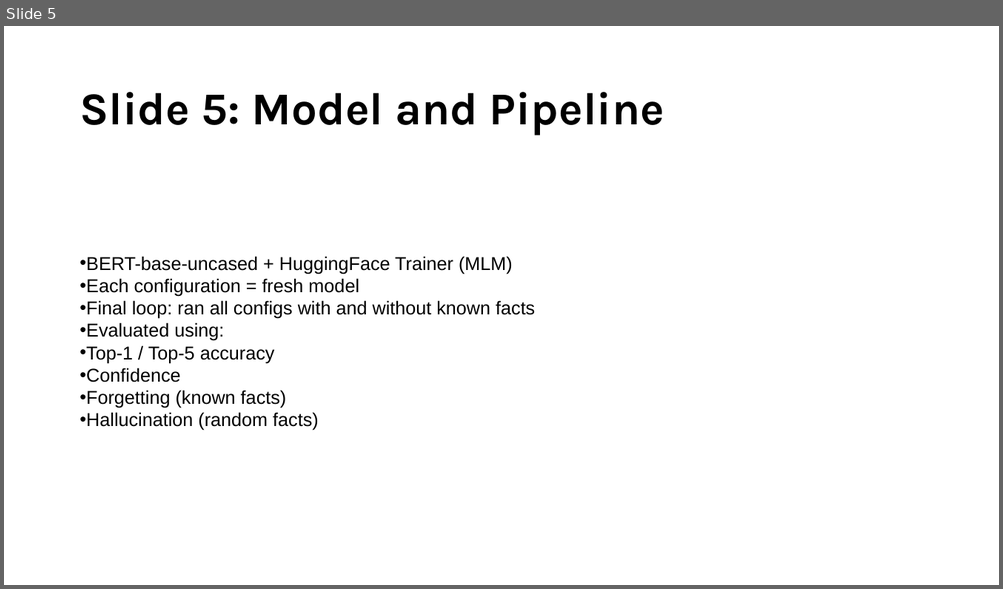
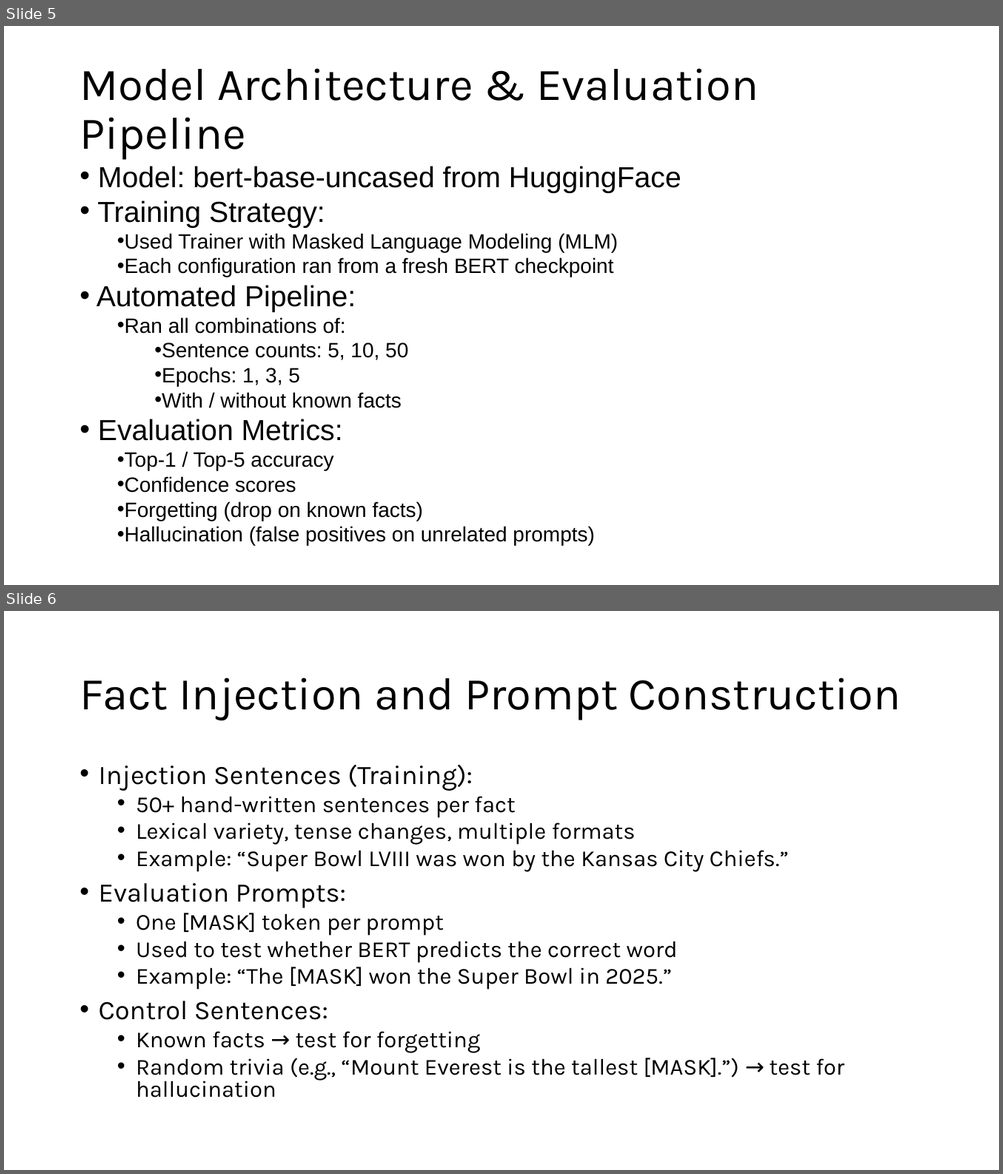
Before and after one commit to b1akp1astik/bert-fact-injection, a slide deck: presentation/Presentation.pptx. Shown one above the other, each under a label of ours: slide 5 before the commit, slides 5 and 6 after it. The pictures are 1003x589 and 1003x1174 pixels, drawn with LibreOffice and Linux fonts; fonts in the diff are those of the drawing. Boxes give left, top, right and bottom in pixels: in the first picture for what was removed or moved away, otherwise in the second. Text is boxed around its words. In the diff, an @@ line names an element or a change of style, - is before the commit and + after.

```diff
--- a/presentation/Presentation.pptx
+++ b/presentation/Presentation.pptx
@@ slide 6 added at (x1=4, y1=611, x2=999, y2=1170), background #FFFFFF @@
@@ title added at (x1=79, y1=678, x2=901, y2=721), 44 pt, text #000000 @@
+Fact Injection and Prompt Construction
@@ text added at (x1=99, y1=765, x2=845, y2=1098), 22.2 pt, text #000000 @@
+• Injection Sentences (Training):
+  • 50+ hand-written sentences per fact
+  • Lexical variety, tense changes, multiple formats
+  • Example: “Super Bowl LVIII was won by the Kansas City Chiefs.”
+• Evaluation Prompts:
+  • One [MASK] token per prompt
+  • Used to test whether BERT predicts the correct word
+  • Example: “The [MASK] won the Super Bowl in 2025.”
+• Control Sentences:
+  • Known facts → test for forgetting
+  • Random trivia (e.g., “Mount Everest is the tallest [MASK].”) → test for hallucination
@@ slide 5 changed as well @@
@@ title at (x1=79, y1=68, x2=758, y2=160): text changed; bold off @@
-Slide 5: Model and Pipeline
+Model Architecture & Evaluation Pipeline
@@ text "Model: bert-base-uncased from HuggingFace" moved from (x1=79, y1=256, x2=535, y2=431) to (x1=96, y1=166, x2=681, y2=545) @@
@@ text at (x1=96, y1=166, x2=681, y2=441): text changed; size 18 to 20 pt @@
-• BERT-base-uncased + HuggingFace Trainer (MLM)
-• Each configuration = fresh model
-• Final loop: ran all configs with and without known facts
-• Evaluated using:
+• Model: bert-base-uncased from HuggingFace
+• Training Strategy:
+  • Used Trainer with Masked Language Modeling (MLM)
+  • Each configuration ran from a fresh BERT checkpoint
+• Automated Pipeline:
+  • Ran all combinations of:
+    • Sentence counts: 5, 10, 50
+    • Epochs: 1, 3, 5
+    • With / without known facts
+• Evaluation Metrics:
@@ text at (x1=117, y1=452, x2=333, y2=471): size 18 to 20 pt in "Top-1 / Top-5 accuracy"; list level 1 to 2 in "Top-1 / Top-5 accuracy" @@
@@ text at (x1=117, y1=477, x2=595, y2=545): text changed; size 18 to 20 pt @@
-• Confidence
-• Forgetting (known facts)
-• Hallucination (random facts)
+  • Confidence scores
+  • Forgetting (drop on known facts)
+  • Hallucination (false positives on unrelated prompts)
```
Also in this commit, not shown: 12 other slides changed, 3 other slides added, 1 slide removed, 9 other files.
